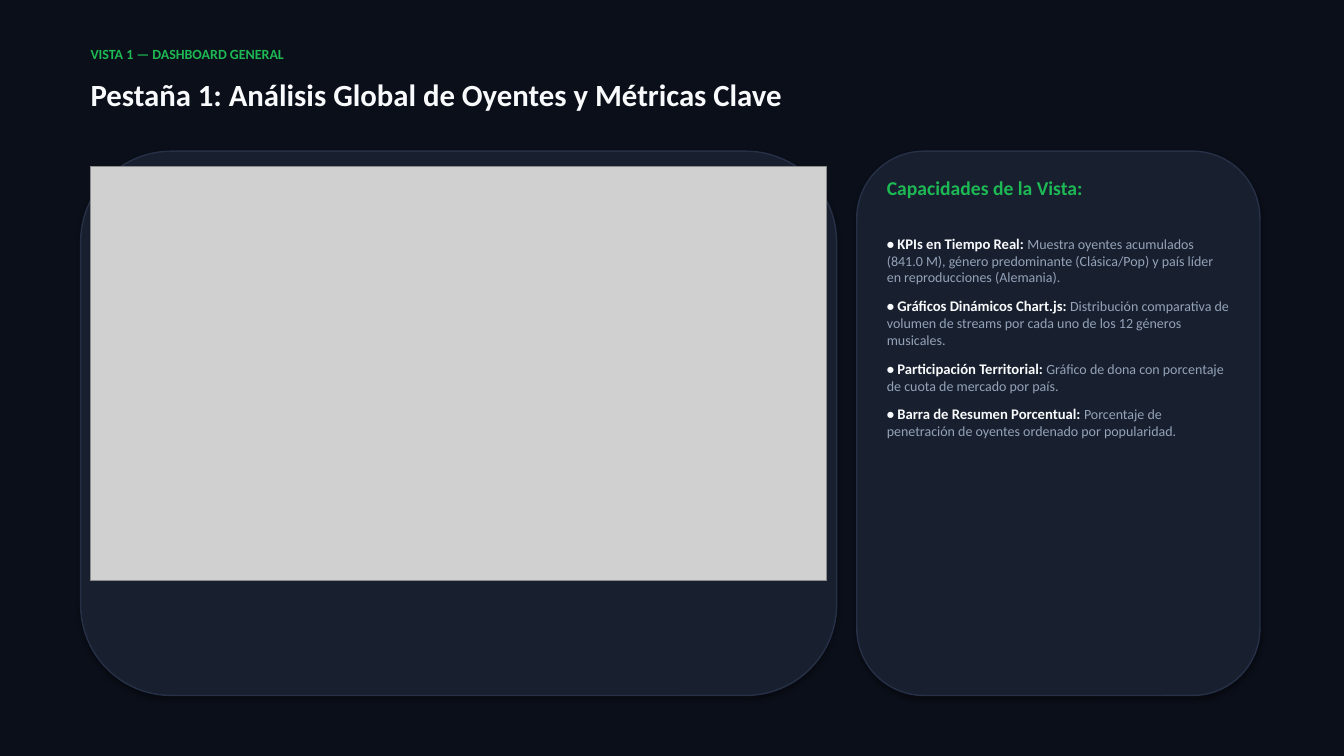
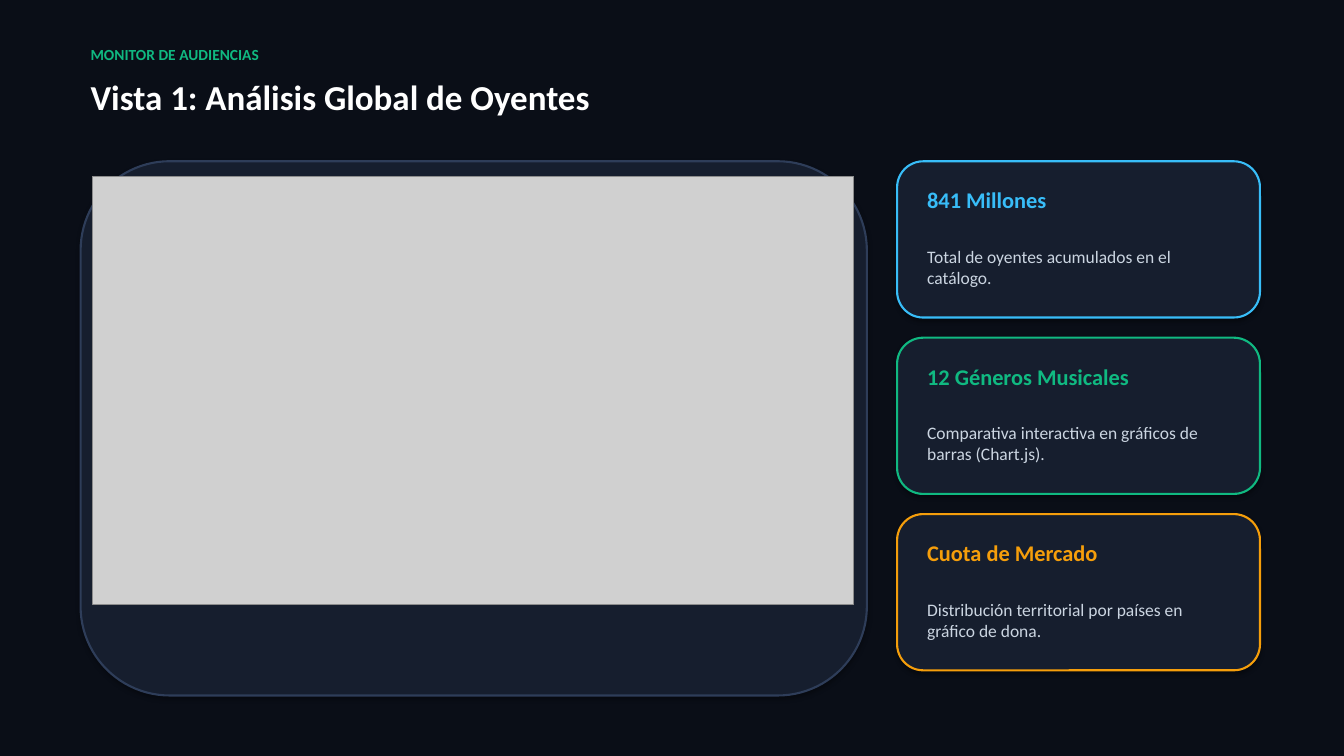
Before and after one commit to mkinaa/MineriaDatos, a slide deck: slide 3 of docs/PRESENTACION_APLICACION_WEB.pptx. Drawn at 1344x756 pixels with LibreOffice and Linux fonts; fonts in the diff are those of the drawing; grey boxes stand for pictures. Boxes give left, top, right and bottom in pixels: in the first picture for what was removed or moved away, otherwise in the second. Text is boxed around its words. In the diff, an @@ line names an element or a change of style, - is before the commit and + after.

Commit message:
style: rediseño visual de presentaciones pptx con letras grandes y sintesis ejecutiva

```diff
--- a/docs/PRESENTACION_APLICACION_WEB.pptx
+++ b/docs/PRESENTACION_APLICACION_WEB.pptx
@@ rectangle at (0, 0, 1344, 756): fill #0B0F19 to #0A0E17 @@
@@ text at (91, 50, 259, 60): text changed; size 10 to 11 pt; text colour #1DB954 to #10B981 @@
-VISTA 1 — DASHBOARD GENERAL
+MONITOR DE AUDIENCIAS
@@ text at (91, 85, 589, 116): text changed; size 22 to 25 pt; text colour #F8FAFC to #FFFFFF @@
-Pestaña 1: Análisis Global de Oyentes y Métricas Clave
+Vista 1: Análisis Global de Oyentes
@@ rounded rectangle: place and size @@
-rounded rectangle at (81, 151, 837, 696)
+rounded rectangle at (81, 161, 867, 696)
@@ rounded rectangle at (81, 161, 867, 696): fill #181F2E to #161E2E; outline #263047 1 pt to #2E3D59 1.5 pt @@
@@ picture: place and size @@
-picture at (91, 166, 827, 581)
+picture at (93, 176, 854, 605)
@@ rounded rectangle: place and size @@
-rounded rectangle at (857, 151, 1260, 696)
+rounded rectangle at (897, 161, 1260, 318)
@@ rounded rectangle at (897, 161, 1260, 318): fill #181F2E to #161E2E; outline #263047 1 pt to #38BDF8 1.5 pt @@
@@ text at (927, 192, 1171, 287): text changed; size 10 to 12.5 pt; text colour #94A3B8 to #CBD5E1 @@
-Capacidades de la Vista:
-• KPIs en Tiempo Real: Muestra oyentes acumulados (841.0 M), género predominante (Clásica/Pop) y país líder en reproducciones (Alemania).
-• Gráficos Dinámicos Chart.js: Distribución comparativa de volumen de streams por cada uno de los 12 géneros musicales.
-• Participación Territorial: Gráfico de dona con porcentaje de cuota de mercado por país.
-• Barra de Resumen Porcentual: Porcentaje de penetración de oyentes ordenado por popularidad.
+841 Millones
+Total de oyentes acumulados en el catálogo.
@@ rounded rectangle added at (897, 338, 1260, 494), fill #161E2E, outline #10B981 1.5 pt @@
@@ text added at (927, 369, 1198, 463), 12.5 pt, text #CBD5E1 @@
+12 Géneros Musicales
+Comparativa interactiva en gráficos de barras (Chart.js).
@@ rounded rectangle added at (897, 514, 1260, 670), fill #161E2E, outline #F59E0B 1.5 pt @@
@@ text added at (927, 545, 1183, 640), 12.5 pt, text #CBD5E1 @@
+Cuota de Mercado
+Distribución territorial por países en gráfico de dona.
```
Also in this commit, not shown: 5 other slides changed, 1 slide added, 1 slide removed, 2 other files.
